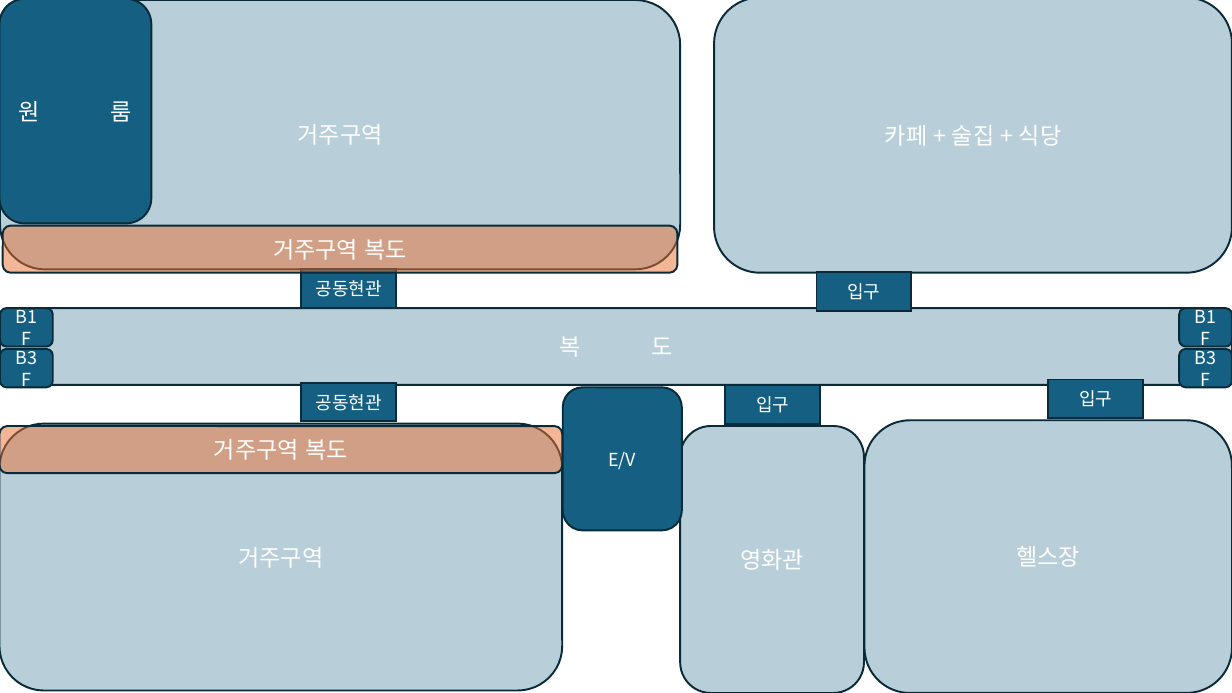
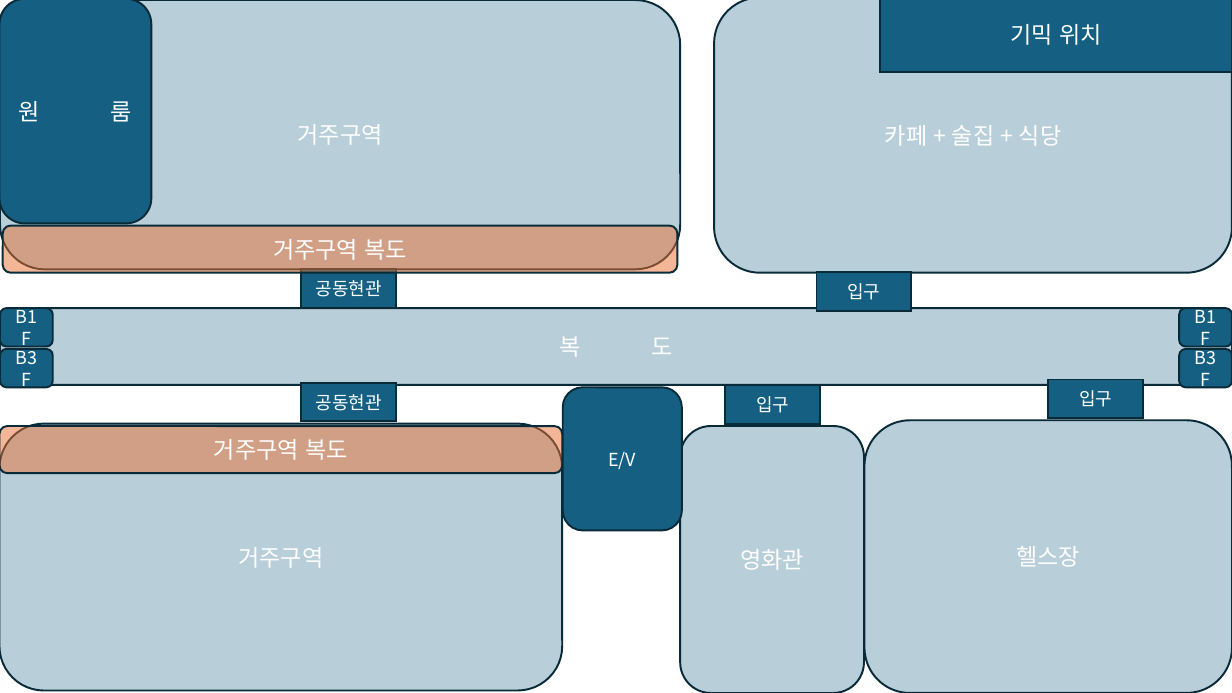
Before and after one commit to torauma06/HideAndSeek, a slide deck: slide 3 of 맵자료(청사진,이동동선,기믹요소).pptx. Drawn at 1232x693 pixels with LibreOffice and Linux fonts; fonts in the diff are those of the drawing. Boxes give left, top, right and bottom in pixels: in the first picture for what was removed or moved away, otherwise in the second. Text is boxed around its words. In the diff, an @@ line names an element or a change of style, - is before the commit and + after.

```diff
--- a/맵자료(청사진,이동동선,기믹요소).pptx
+++ b/맵자료(청사진,이동동선,기믹요소).pptx
@@ rectangle added at <box>881,0,1232,72</box>, fill #156082, outline #092A39 1.5 pt, 18 pt, text #FFFFFF @@
+기믹 위치
```
Also in this commit, not shown: 2 other slides changed.
